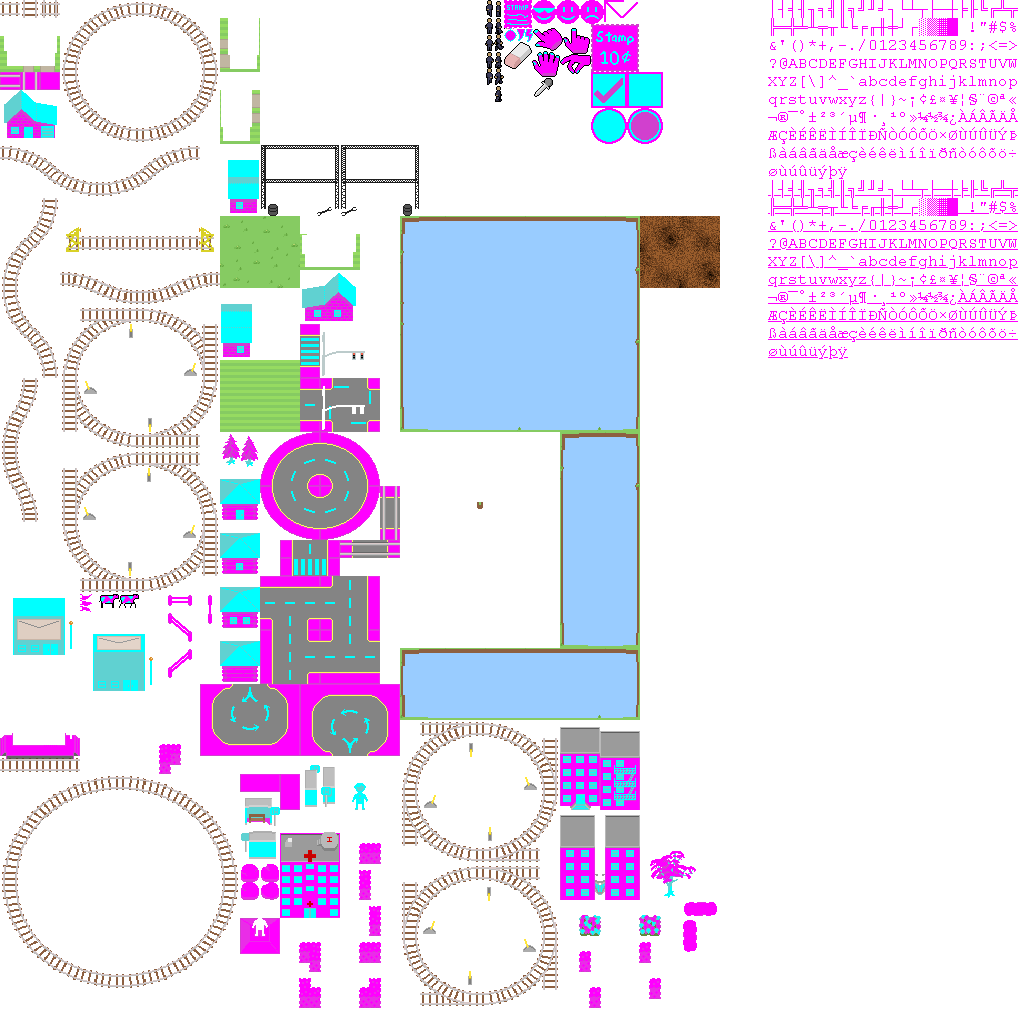
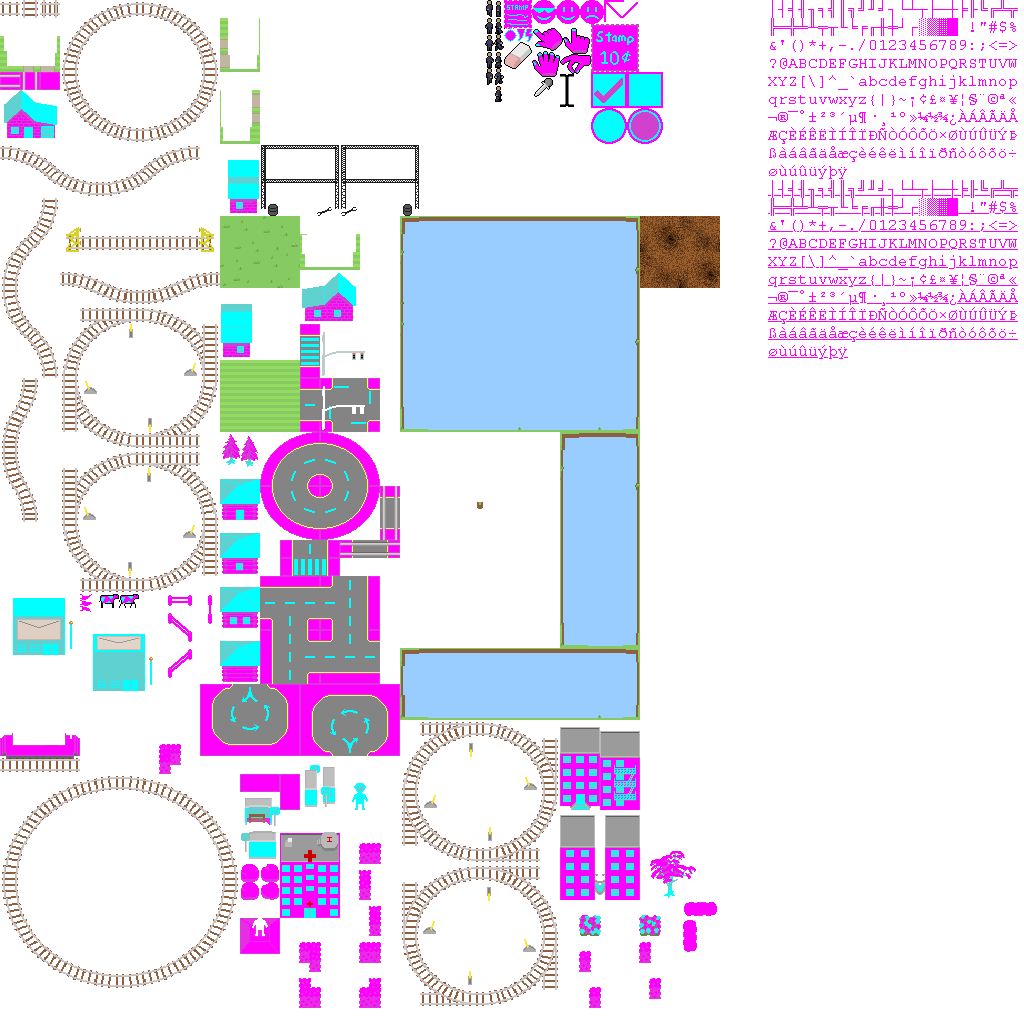
Comparing the layer stacks of the two (1024, 1024) images. Changes:
painted on "base.png copy" over [560, 74, 574, 107]
